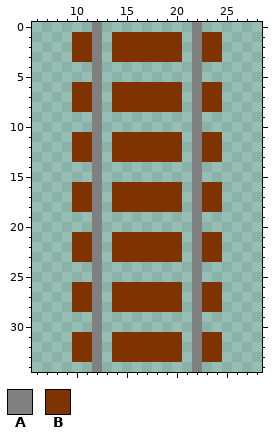
Pixel-art sprite: Rails1.png. Above, as it was before the edit.
The file is 35x35 pixels. Shown: x 6..28, y 0..34.
Palette (. is transparent): A #808080  B #7f3300
Pixels before, first column x 10:
 0 ..A.........A..
 1 BBA.BBBBBBB.ABB
 2 BBA.BBBBBBB.ABB
 3 BBA.BBBBBBB.ABB
 4 ..A.........A..
 5 ..A.........A..
 6 BBA.BBBBBBB.ABB
 7 BBA.BBBBBBB.ABB
 8 BBA.BBBBBBB.ABB
 9 ..A.........A..
10 ..A.........A..
11 BBA.BBBBBBB.ABB
12 BBA.BBBBBBB.ABB
13 BBA.BBBBBBB.ABB
14 ..A.........A..
15 ..A.........A..
16 BBA.BBBBBBB.ABB
17 BBA.BBBBBBB.ABB
18 BBA.BBBBBBB.ABB
19 ..A.........A..
20 ..A.........A..
21 BBA.BBBBBBB.ABB
22 BBA.BBBBBBB.ABB
23 BBA.BBBBBBB.ABB
24 ..A.........A..
25 ..A.........A..
26 BBA.BBBBBBB.ABB
27 BBA.BBBBBBB.ABB
28 BBA.BBBBBBB.ABB
29 ..A.........A..
30 ..A.........A..
31 BBA.BBBBBBB.ABB
32 BBA.BBBBBBB.ABB
33 BBA.BBBBBBB.ABB
34 ..A.........A..
Once edited:
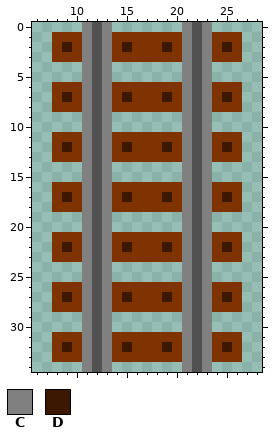
Colours new in this view: C #808080  D #3d1800
Change:
colour A: #808080 -> #515151
Changed rows in their new state; - is a pixel that keeps its letter.
first column x 8:
 0 ---C-C-------C-C---
 1 BB-C-C-------C-C-BB
 2 BD-C-C-D---D-C-C-DB
 3 BB-C-C-------C-C-BB
 4 ---C-C-------C-C---
 5 ---C-C-------C-C---
 6 BB-C-C-------C-C-BB
 7 BD-C-C-D---D-C-C-DB
 8 BB-C-C-------C-C-BB
 9 ---C-C-------C-C---
10 ---C-C-------C-C---
11 BB-C-C-------C-C-BB
12 BD-C-C-D---D-C-C-DB
13 BB-C-C-------C-C-BB
14 ---C-C-------C-C---
15 ---C-C-------C-C---
16 BB-C-C-------C-C-BB
17 BD-C-C-D---D-C-C-DB
18 BB-C-C-------C-C-BB
19 ---C-C-------C-C---
20 ---C-C-------C-C---
21 BB-C-C-------C-C-BB
22 BD-C-C-D---D-C-C-DB
23 BB-C-C-------C-C-BB
24 ---C-C-------C-C---
25 ---C-C-------C-C---
26 BB-C-C-------C-C-BB
27 BD-C-C-D---D-C-C-DB
28 BB-C-C-------C-C-BB
29 ---C-C-------C-C---
30 ---C-C-------C-C---
31 BB-C-C-------C-C-BB
32 BD-C-C-D---D-C-C-DB
33 BB-C-C-------C-C-BB
34 ---C-C-------C-C---
Changed places in both pictures, as pixel boxes (x1, y1, x2, y2):
changed: (52, 22, 242, 372)
